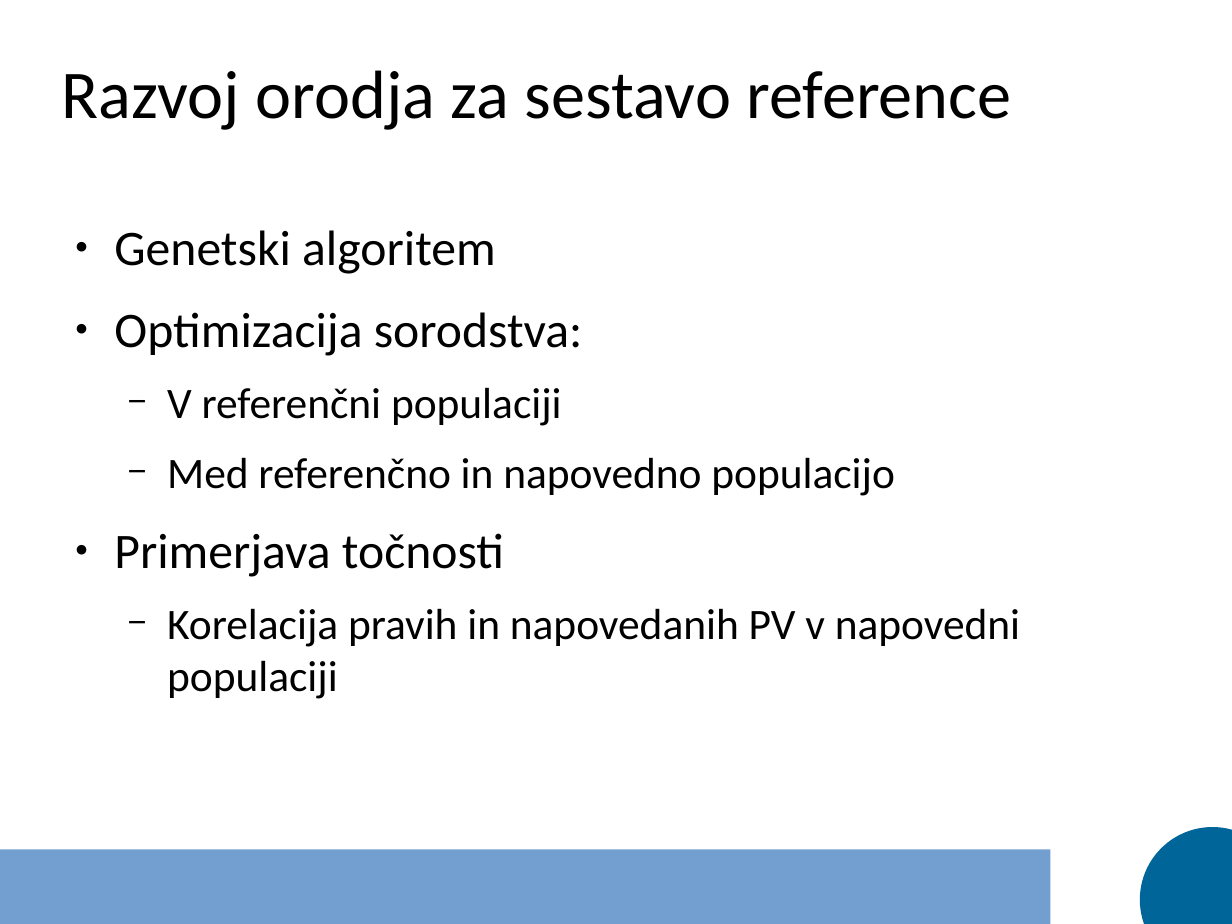
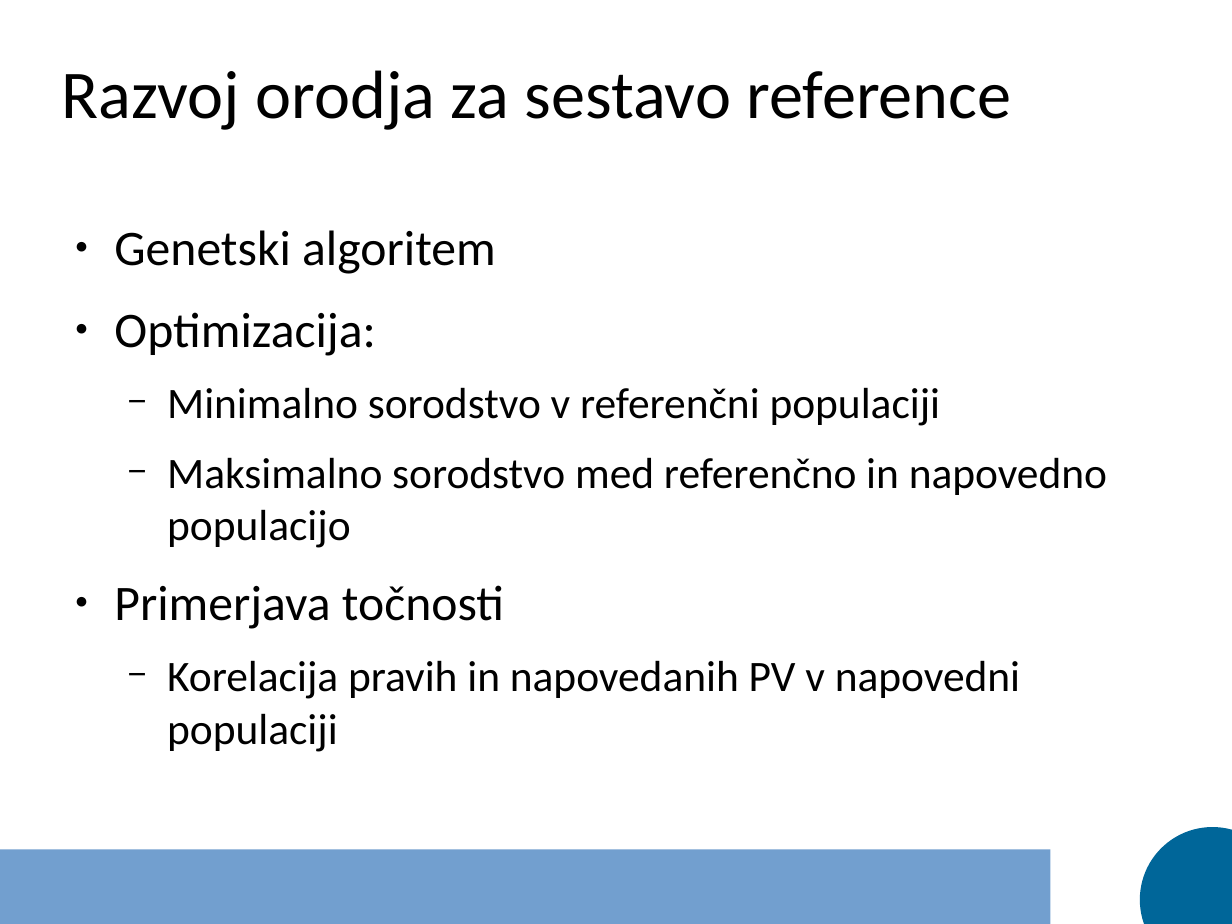
Before and after one commit to janaobsteter/Genotype_CODES, a slide deck: slide 24 of Predstavitev_dispozicija.odp. Drawn at 1232x924 pixels with LibreOffice and Linux fonts; fonts in the diff are those of the drawing. Boxes give left, top, right and bottom in pixels: in the first picture for what was removed or moved away, otherwise in the second. Text is boxed around its words. In the diff, an @@ line names an element or a change of style, - is before the commit and + after.

```diff
--- a/Predstavitev_dispozicija.odp
+++ b/Predstavitev_dispozicija.odp
@@ text at box(114, 312, 1107, 548): text changed @@
-● Optimizacija sorodstva:
-  − V referenčni populaciji
-  − Med referenčno in napovedno populacijo
+● Optimizacija:
+  − Minimalno sorodstvo v referenčni populaciji
+  − Maksimalno sorodstvo med referenčno in napovedno populacijo
```
Also in this commit, not shown: 3 other slides changed, 1 other file.
